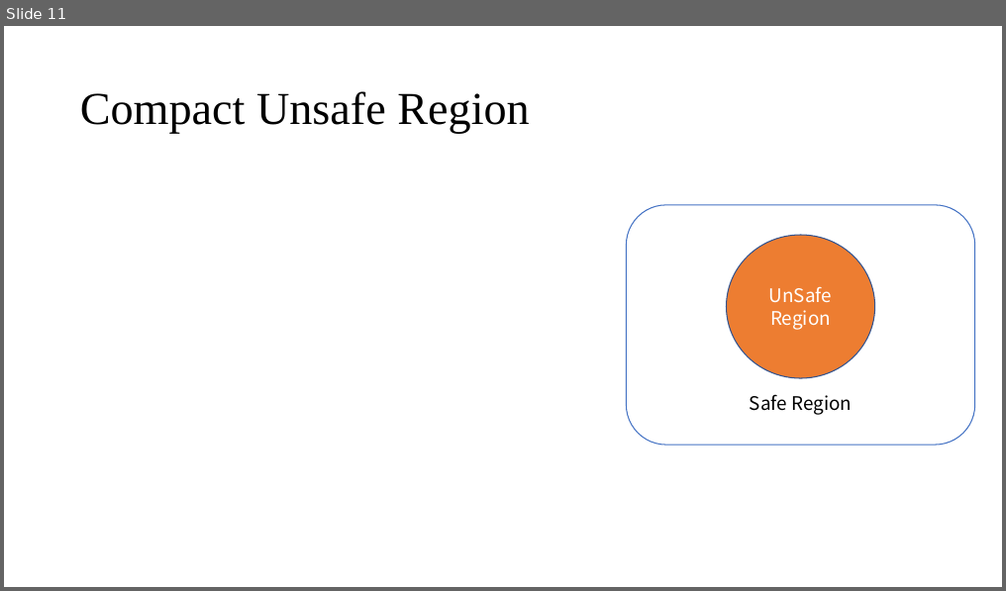
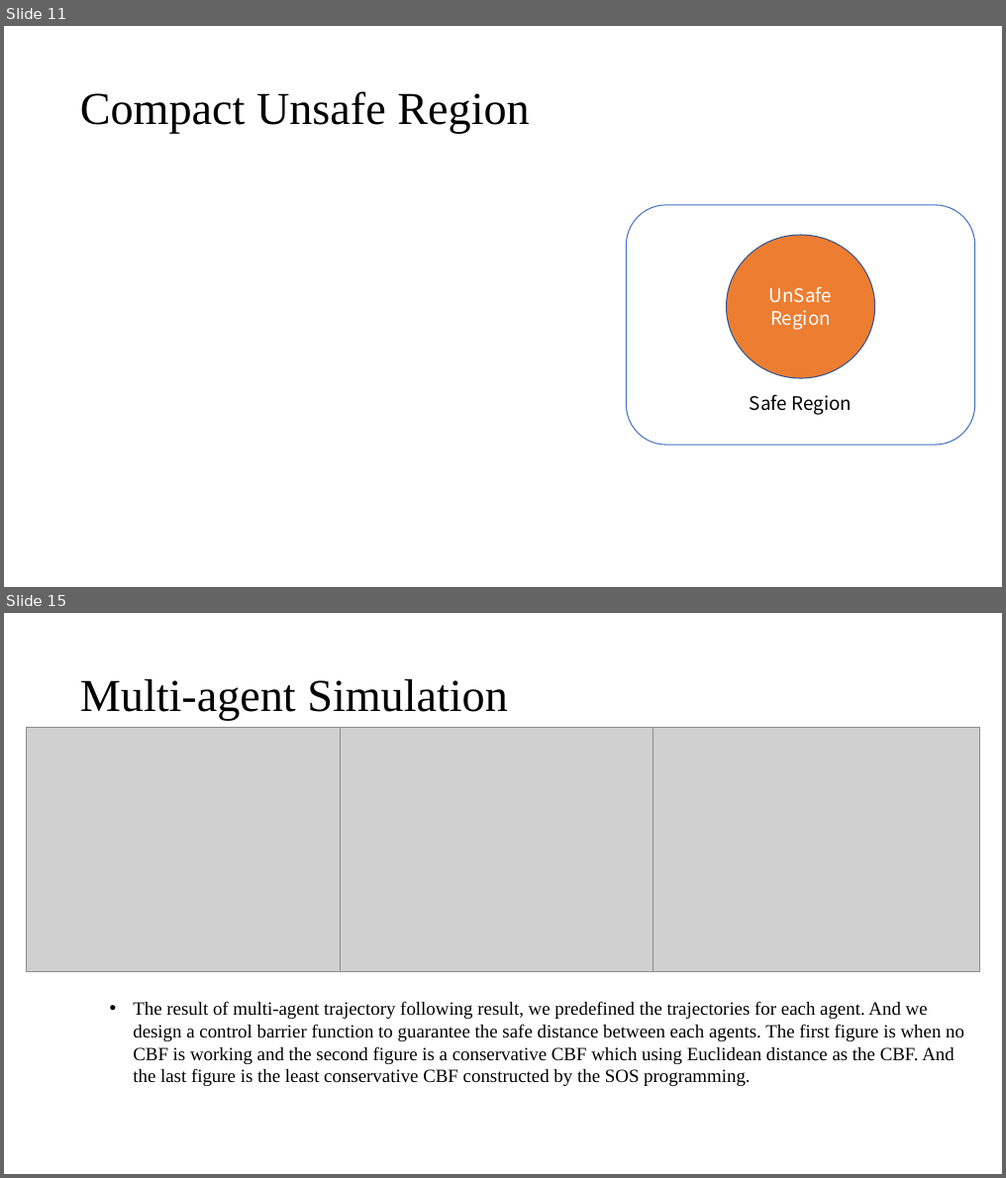
Before and after one commit to tcy1998/consensus-cbf, a slide deck: CBF_verify/CBF_verify.pptx. Shown one above the other, each under a label of ours: slide 11 before the commit, slides 11 and 15 after it; the slides between them are not shown. The pictures are 1006x591 and 1006x1178 pixels, drawn with LibreOffice and Linux fonts; fonts in the diff are those of the drawing; grey boxes stand for pictures. Boxes give left, top, right and bottom in pixels: in the first picture for what was removed or moved away, otherwise in the second. Text is boxed around its words. In the diff, an @@ line names an element or a change of style, - is before the commit and + after.

```diff
--- a/CBF_verify/CBF_verify.pptx
+++ b/CBF_verify/CBF_verify.pptx
@@ slide 15 added at (4,613,1002,1174), background #FFFFFF @@
@@ title added at (80,679,508,721), 44 pt, text #000000 @@
+Multi-agent Simulation
@@ picture added at (26,727,352,972) @@
@@ picture added at (341,727,667,972) @@
@@ picture added at (653,727,980,972) @@
@@ text added at (133,1001,964,1086), 18 pt, text #000000 @@
+• The result of multi-agent trajectory following result, we predefined the trajectories for each agent. And we design a control barrier function to guarantee the safe distance between each agents. The first figure is when no CBF is working and the second figure is a conservative CBF which using Euclidean distance as the CBF. And the last figure is the least conservative CBF constructed by the SOS programming.
```
Also in this commit, not shown: 4 slides changed, 8 other slides added, 2 slides removed, 12 other files.
